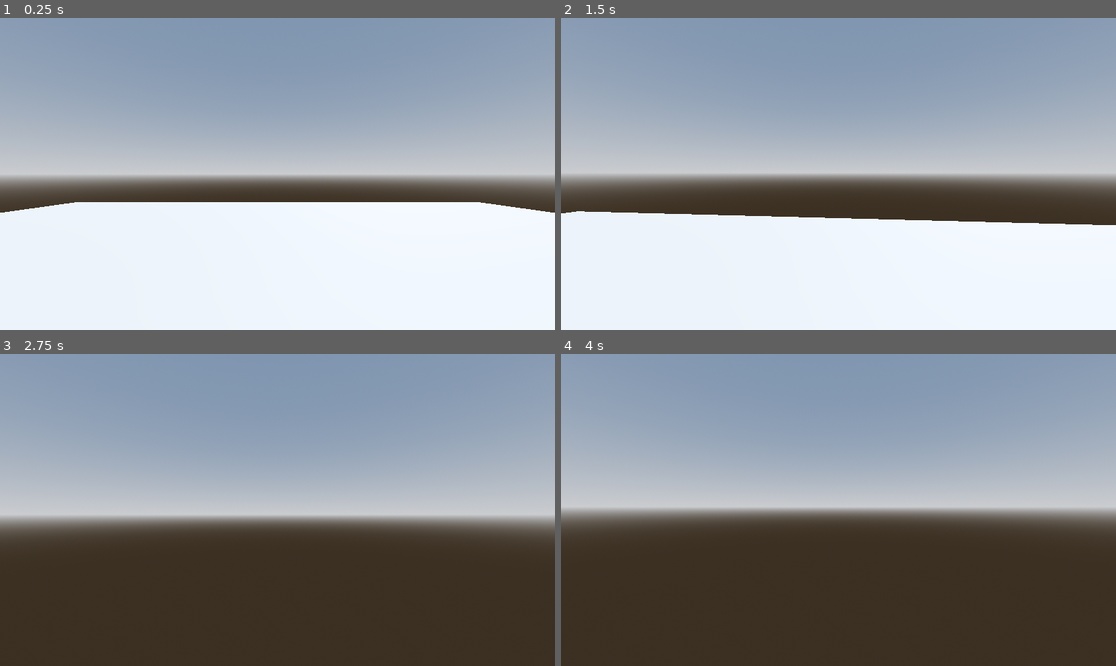
Above: before the commit, frames 1-4 (two rows, left to right).
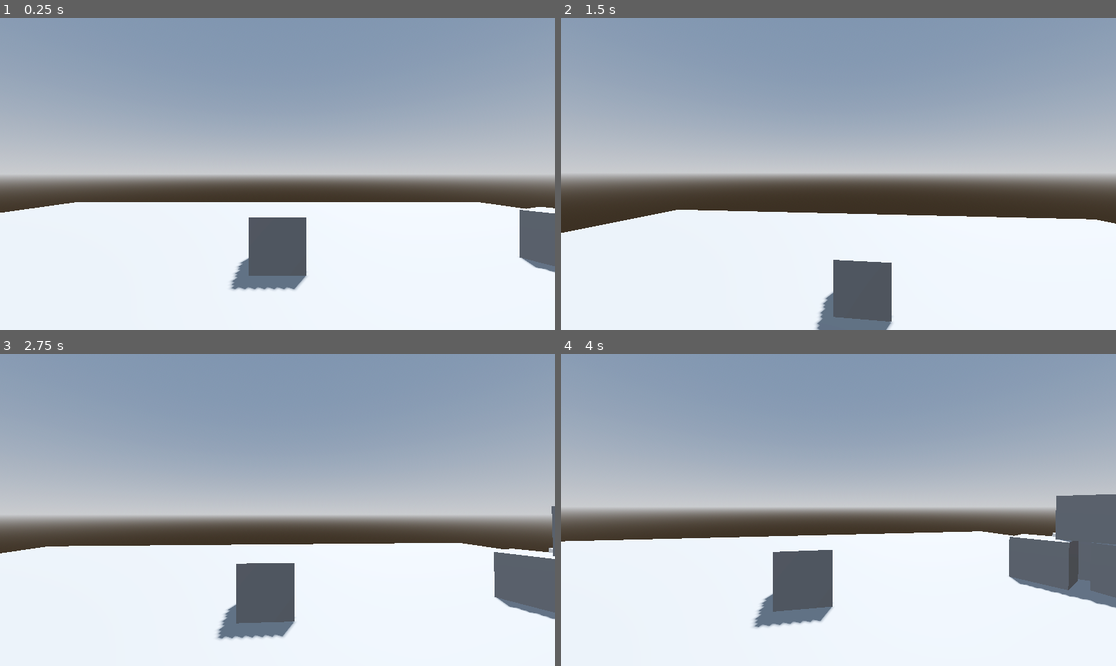
Above: after the commit, the same moments.

Repository: wide-context/first-person-controller
Game: Godot game, scene res://main.tscn
Two runs of this game, one before a commit and one after it. Both use one fixed random seed, a clock stepped at 60 frames per second and the inputs below.
Inputs (mouse positions are in pixels of both pictures, inside the frame that each line leads up to):
- Up to frame 1 (0.25 s): no input
- Up to frame 2 (1.5 s): tap Enter (ui_accept) at 0.5, 0.6 s; move the mouse to (866, 174) at 0.52 s; hold Up (ui_up) from 0.53 s (still down); click (866, 174) at 0.67 s; tap Space (jump, bound only after the commit) at 0.77, 0.8, 1.07, 1.35 s; move the mouse to (810, 174) at 1.27 s
- Up to frame 3 (2.75 s): keep holding Up (ui_up); tap Space (jump, bound only after the commit) at 1.52, 1.82, 2.3 s; tap Enter (ui_accept) at 1.55, 2.1 s; move the mouse to (288, 503) at 2.02 s
- Up to frame 4 (4 s): keep holding Up (ui_up); move the mouse to (832, 516) at 2.77 s; tap Enter (ui_accept) at 2.85 s; click (832, 516) at 2.92 s; tap Space (jump, bound only after the commit) at 3.02, 3.32, 3.6, 3.77 s; move the mouse to (877, 513) at 3.52 s

The runs differ from the first frame. In frame 1, 3.8% of the frame differs, in the area x 41-100%, y 60-88%; in frame 2, 4.4%; in frame 3, 39%; in frame 4, 43%, in the area x 0-100%, y 44-100%.

Commit message:
Add wasd and spacebar movement input actions

Diff:
--- a/Levels/demo_level.tscn
+++ b/Levels/demo_level.tscn
@@ -37,3 +37,30 @@
 [node name="CollisionShape3D" type="CollisionShape3D" parent="Floor"]
 transform = Transform3D(1, 0, 0, 0, 1, 0, 0, 0, 1, 0, -0.25, 0)
 shape = SubResource("BoxShape3D_fkkic")
+
+[node name="Boxes" type="Node3D" parent="."]
+
+[node name="CSGBox3D" type="CSGBox3D" parent="Boxes"]
+transform = Transform3D(1, 0, 0, 0, 1, 0, 0, 0, 1, 0, 0.5, -4)
+use_collision = true
+
+[node name="CSGBox3D2" type="CSGBox3D" parent="Boxes"]
+transform = Transform3D(0.9209951, 0, 0.38957408, 0, 1, 0, -0.38957408, 0, 0.9209951, 5.735634, 0.5, -4)
+use_collision = true
+
+[node name="CSGBox3D3" type="CSGBox3D" parent="Boxes"]
+transform = Transform3D(0.68081033, 0, -0.7324597, 0, 1, 0, 0.7324597, 0, 0.68081033, 7.054413, 0.5, -4)
+use_collision = true
+
+[node name="CSGBox3D4" type="CSGBox3D" parent="Boxes"]
+transform = Transform3D(1, 0, 0, 0, 1, 0, 0, 0, 1, 6.418423, 0.5, -2.7667916)
+use_collision = true
+
+[node name="CSGBox3D5" type="CSGBox3D" parent="Boxes"]
+transform = Transform3D(0.41507432, 0, -0.90978754, 0, 1, 0, 0.90978754, 0, 0.41507432, 6.418, 1.5, -3.5203156)
+use_collision = true
+
+[node name="CSGBox3D6" type="CSGBox3D" parent="Boxes"]
+transform = Transform3D(1, 0, 0, 0, 1, 0, 0, 0, 1, -5.1113167, 1.5, 6.176646)
+use_collision = true
+size = Vector3(5, 3, 5)
--- a/first_person_controller/scripts/first_person_controller.gd
+++ b/first_person_controller/scripts/first_person_controller.gd
@@ -25,18 +25,18 @@
 
 
 func _physics_process(delta: float) -> void:
-	# Add the gravity.
+	# Add the gravity
 	if not is_on_floor():
 		velocity += get_gravity() * delta
 
-	# Handle jump.
-	if Input.is_action_just_pressed("ui_accept") and is_on_floor():
+	# Handle jump
+	if Input.is_action_just_pressed("jump") and is_on_floor():
 		velocity.y = JUMP_VELOCITY
 
 	# Get the input direction and handle the movement/deceleration
 	# Use the actor global basis to determine forward direction
-	var input_dir: Vector2 = Input.get_vector("ui_left", "ui_right",
-			"ui_up", "ui_down")
+	var input_dir: Vector2 = Input.get_vector("move_left", "move_right",
+			"move_forward", "move_backward")
 	var direction: Vector3 = (actor.global_transform.basis *
 			Vector3(input_dir.x, 0, input_dir.y)).normalized()
 
--- a/project.godot
+++ b/project.godot
@@ -15,7 +15,30 @@
 config/features=PackedStringArray("4.5", "Forward Plus")
 config/icon="res://icon.svg"
 
-[debug]
+[input]
 
-gdscript/warnings/untyped_declaration=1
-gdscript/warnings/inferred_declaration=1
+move_forward={
+"deadzone": 0.2,
+"events": [Object(InputEventKey,"resource_local_to_scene":false,"resource_name":"","device":-1,"window_id":0,"alt_pressed":false,"shift_pressed":false,"ctrl_pressed":false,"meta_pressed":false,"pressed":false,"keycode":0,"physical_keycode":87,"key_label":0,"unicode":119,"location":0,"echo":false,"script":null)
+]
+}
+move_backward={
+"deadzone": 0.2,
+"events": [Object(InputEventKey,"resource_local_to_scene":false,"resource_name":"","device":-1,"window_id":0,"alt_pressed":false,"shift_pressed":false,"ctrl_pressed":false,"meta_pressed":false,"pressed":false,"keycode":0,"physical_keycode":83,"key_label":0,"unicode":115,"location":0,"echo":false,"script":null)
+]
+}
+move_left={
+"deadzone": 0.2,
+"events": [Object(InputEventKey,"resource_local_to_scene":false,"resource_name":"","device":-1,"window_id":0,"alt_pressed":false,"shift_pressed":false,"ctrl_pressed":false,"meta_pressed":false,"pressed":false,"keycode":0,"physical_keycode":65,"key_label":0,"unicode":97,"location":0,"echo":false,"script":null)
+]
+}
+move_right={
+"deadzone": 0.2,
+"events": [Object(InputEventKey,"resource_local_to_scene":false,"resource_name":"","device":-1,"window_id":0,"alt_pressed":false,"shift_pressed":false,"ctrl_pressed":false,"meta_pressed":false,"pressed":false,"keycode":0,"physical_keycode":68,"key_label":0,"unicode":100,"location":0,"echo":false,"script":null)
+]
+}
+jump={
+"deadzone": 0.2,
+"events": [Object(InputEventKey,"resource_local_to_scene":false,"resource_name":"","device":-1,"window_id":0,"alt_pressed":false,"shift_pressed":false,"ctrl_pressed":false,"meta_pressed":false,"pressed":false,"keycode":0,"physical_keycode":32,"key_label":0,"unicode":32,"location":0,"echo":false,"script":null)
+]
+}
